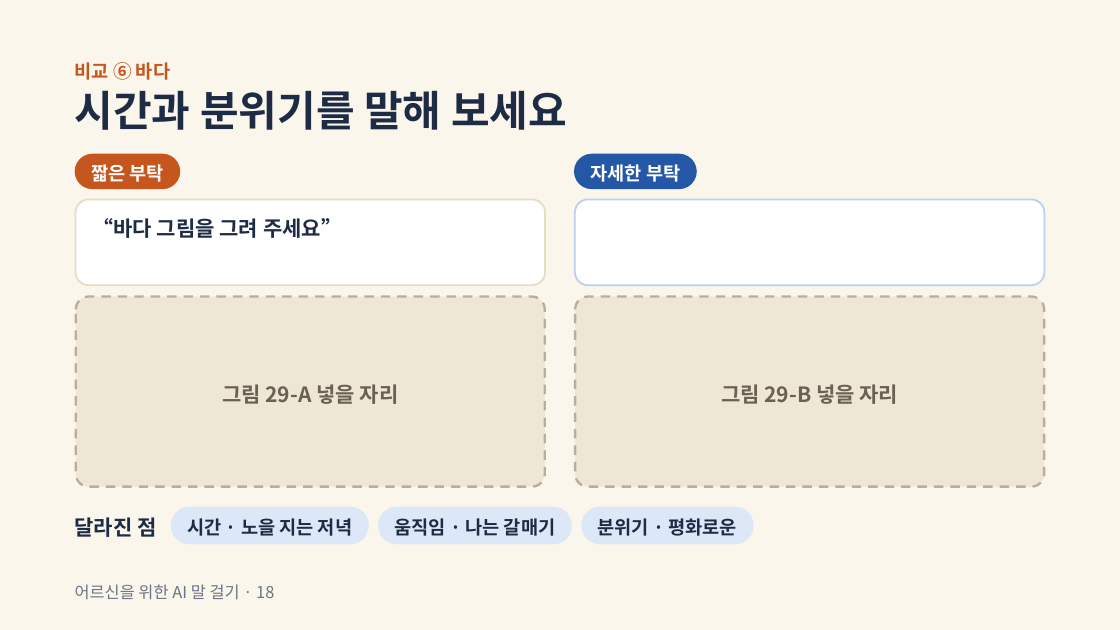
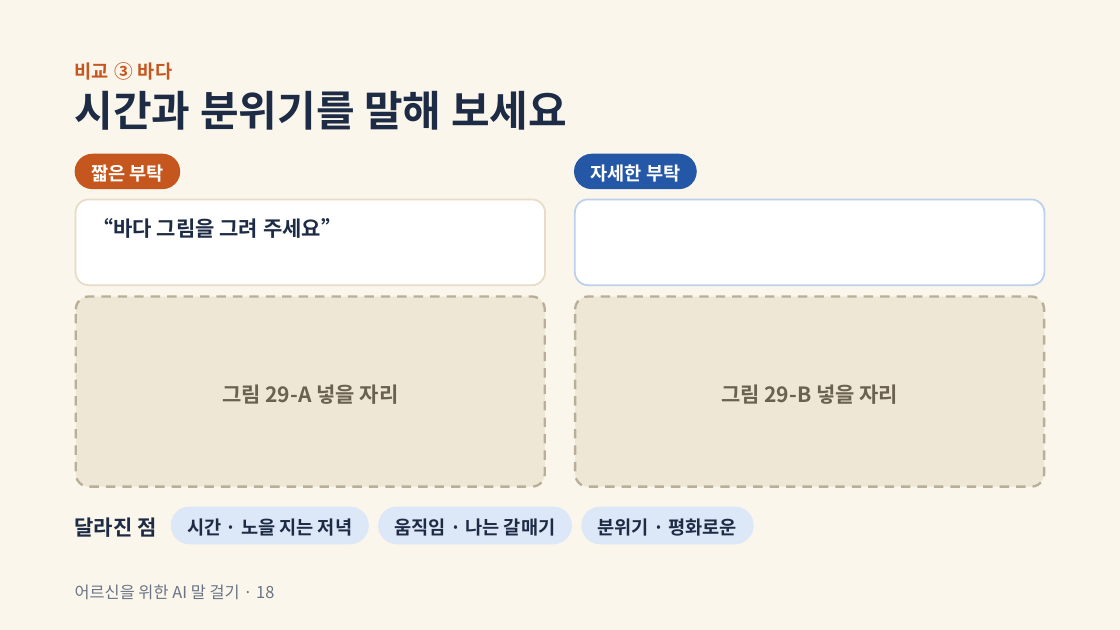
Before and after one commit to bbkilhyun0814-collab/---, a slide deck: slide 18 of ppt/ai와 함께 (카톡 챗GPT).pptx. Drawn at 1120x630 pixels with LibreOffice and Linux fonts; fonts in the diff are those of the drawing. Boxes give left, top, right and bottom in pixels: in the first picture for what was removed or moved away, otherwise in the second. Text is boxed around its words. In the diff, an @@ line names an element or a change of style, - is before the commit and + after.

```diff
--- a/ppt/ai와 함께 (카톡 챗GPT).pptx
+++ b/ppt/ai와 함께 (카톡 챗GPT).pptx
@@ text at bbox=[75, 62, 172, 80]: text changed @@
-비교 ⑥ 바다
+비교 ③ 바다
```
Also in this commit, not shown: 5 other slides changed.
